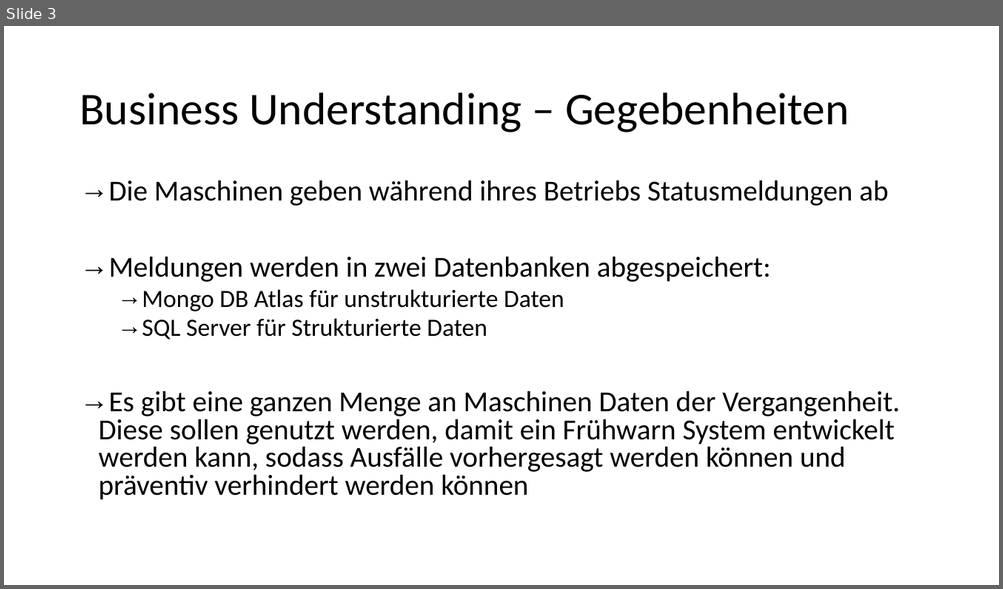
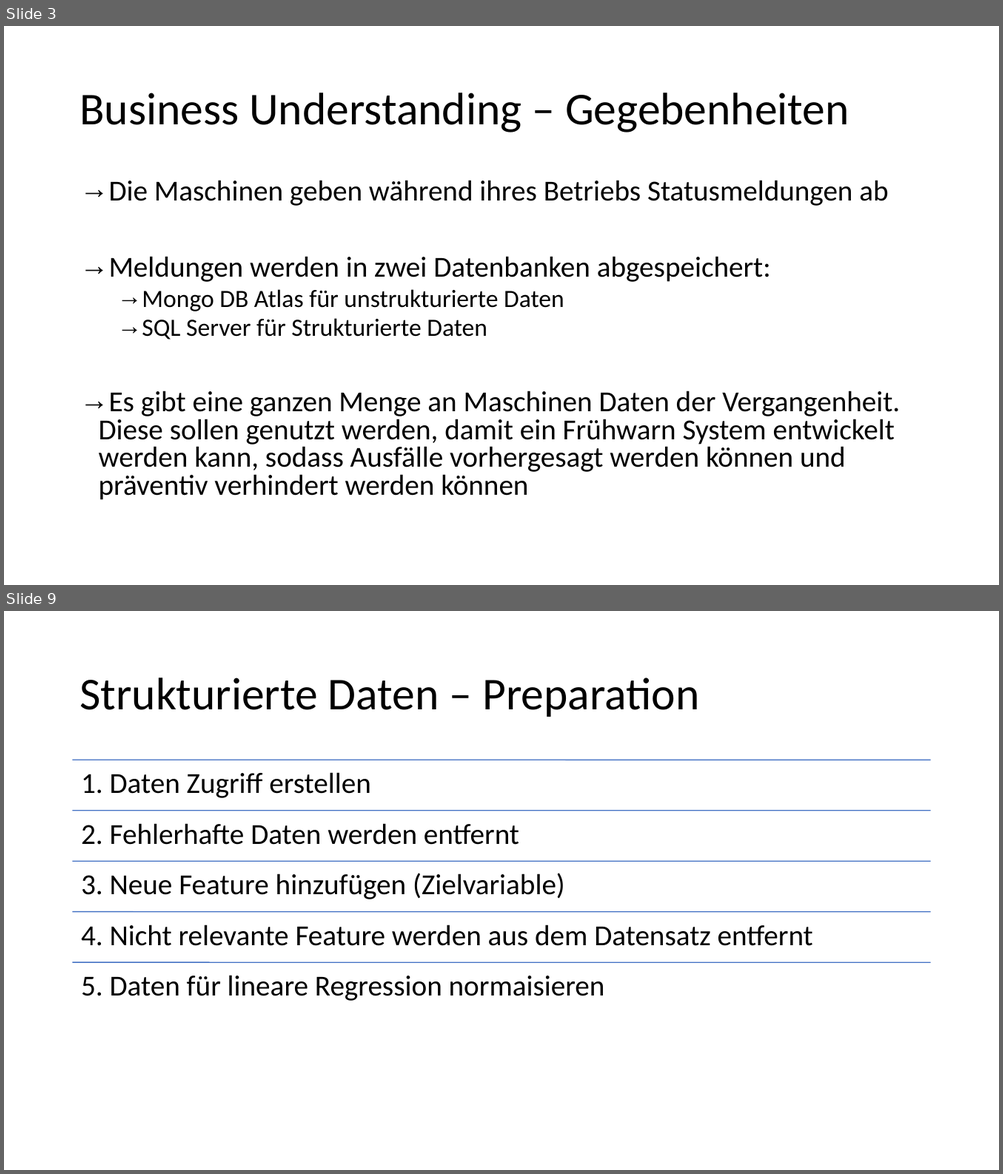
Before and after one commit to Flitschi7/big-data-management, a slide deck: Dokumentation HHZ Rocket Project.pptx. Shown one above the other, each under a label of ours: slide 3 before the commit, slides 3 and 9 after it; the slides between them are not shown. The pictures are 1003x589 and 1003x1174 pixels, drawn with LibreOffice and Linux fonts; fonts in the diff are those of the drawing. Boxes give left, top, right and bottom in pixels: in the first picture for what was removed or moved away, otherwise in the second. Text is boxed around its words. In the diff, an @@ line names an element or a change of style, - is before the commit and + after.

```diff
--- a/Dokumentation HHZ Rocket Project.pptx
+++ b/Dokumentation HHZ Rocket Project.pptx
@@ slide 9 added at (4, 611, 999, 1170), background #FFFFFF @@
@@ title added at (79, 678, 699, 717), 44 pt, text #000000 @@
+Strukturierte Daten – Preparation
@@ group added at (73, 760, 930, 1001): 5 lines, 5 texts @@
+1. Daten Zugriff erstellen
+2. Fehlerhafte Daten werden entfernt
+3. Neue Feature hinzufügen (Zielvariable)
+4. Nicht relevante Feature werden aus dem Datensatz entfernt
+5. Daten für lineare Regression normaisieren
```
Also in this commit, not shown: 7 slides changed, 6 other slides added, 3 slides removed.
